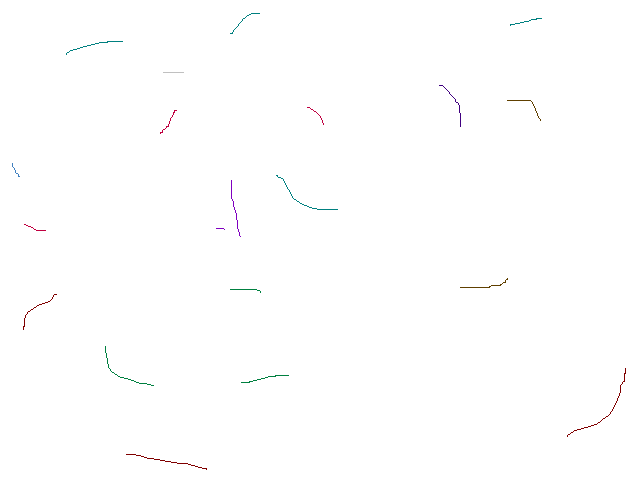
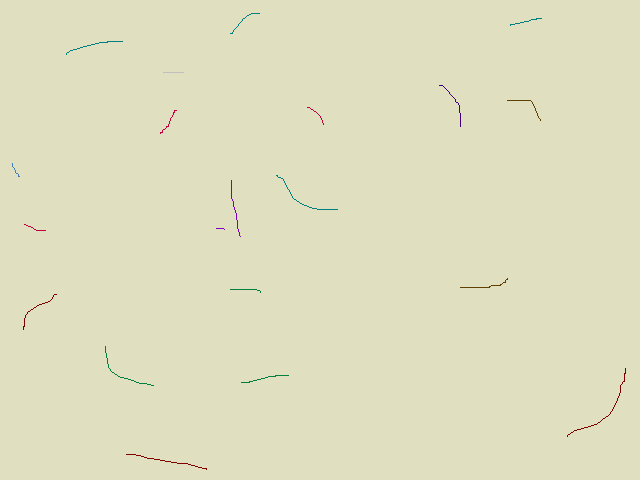
Layered file, before and after one edit (640x480). Changes by layer:
painted on "Background" over box(0, 0, 640, 480)
painted on "14_KitchenLow.png" over box(0, 0, 640, 467)
